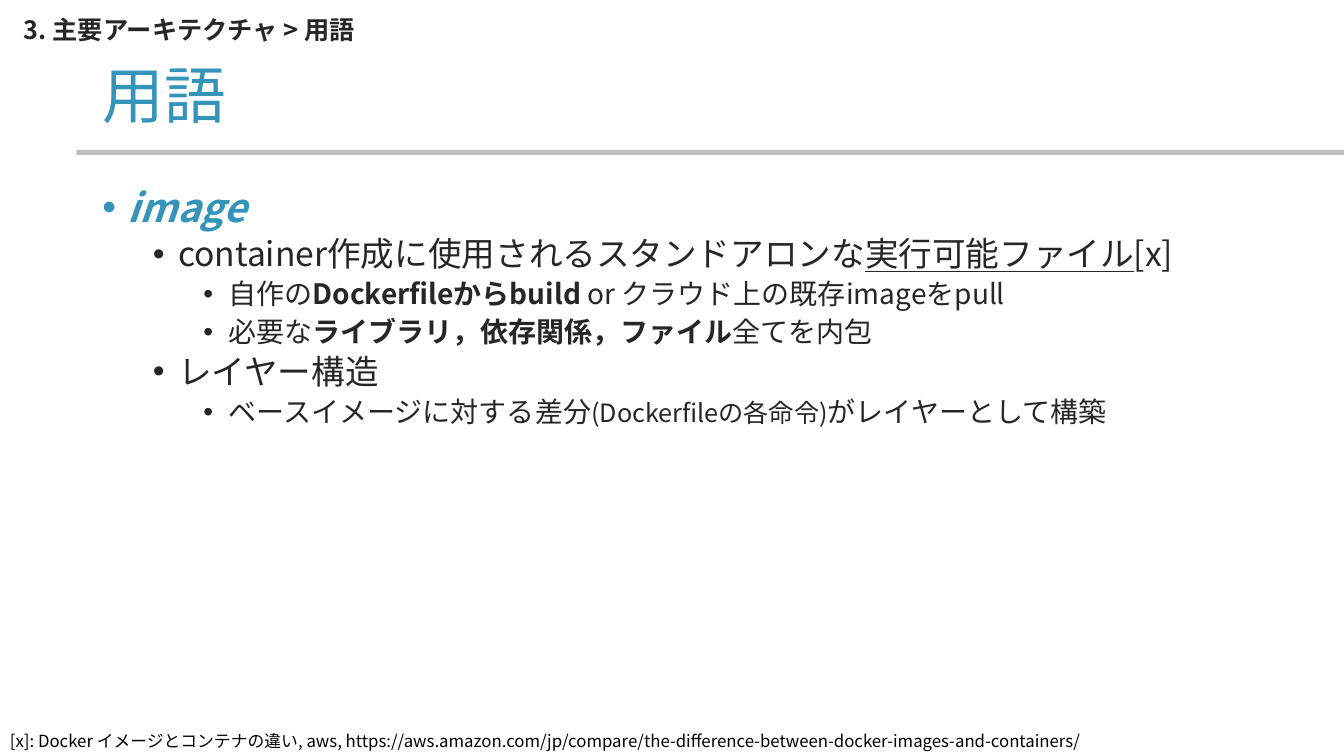
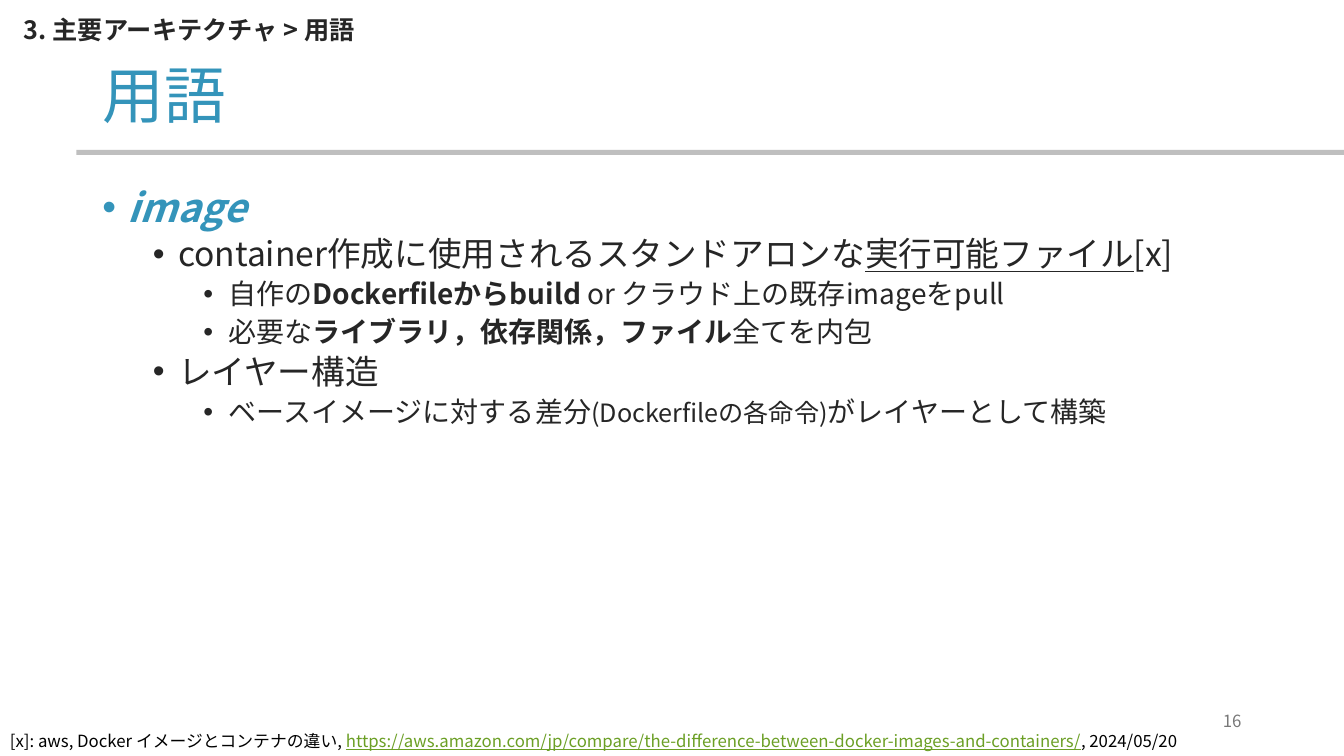
Before and after one commit to yamada-ai/java-prac, a slide deck: slide 16 of docker-container.pptx (slide 15 before the commit). Drawn at 1344x756 pixels with LibreOffice and Linux fonts; fonts in the diff are those of the drawing; background and template pictures are left out. Boxes give left, top, right and bottom in pixels: in the first picture for what was removed or moved away, otherwise in the second. Text is boxed around its words. In the diff, an @@ line names an element or a change of style, - is before the commit and + after.

```diff
--- a/docker-container.pptx
+++ b/docker-container.pptx
@@ page number added at <box>1223,714,1242,727</box>, 12 pt, text #797979 @@
+16
@@ text at <box>10,733,1177,751</box>: text changed; text colour #000000 to #6B9F25 @@
-[x]: Docker イメージとコンテナの違い, aws, https://aws.amazon.com/jp/compare/the-difference-between-docker-images-and-containers/
+[x]: aws, Docker イメージとコンテナの違い, https://aws.amazon.com/jp/compare/the-difference-between-docker-images-and-containers/, 2024/05/20
```
Also in this commit, not shown: 19 other slides changed, 6 slides added.
